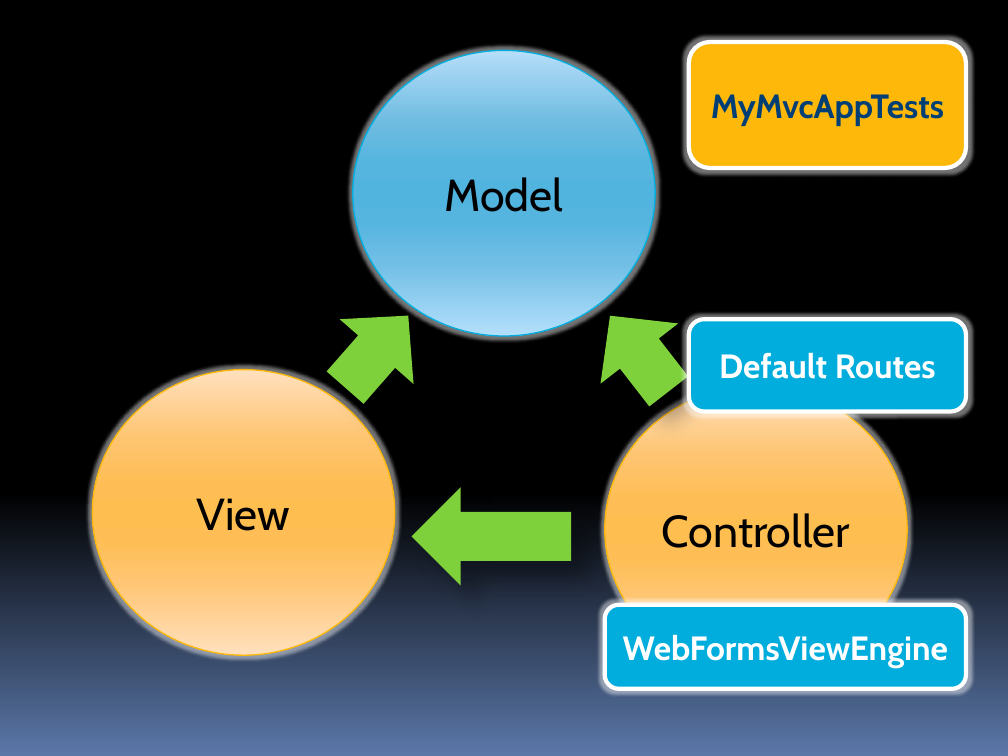
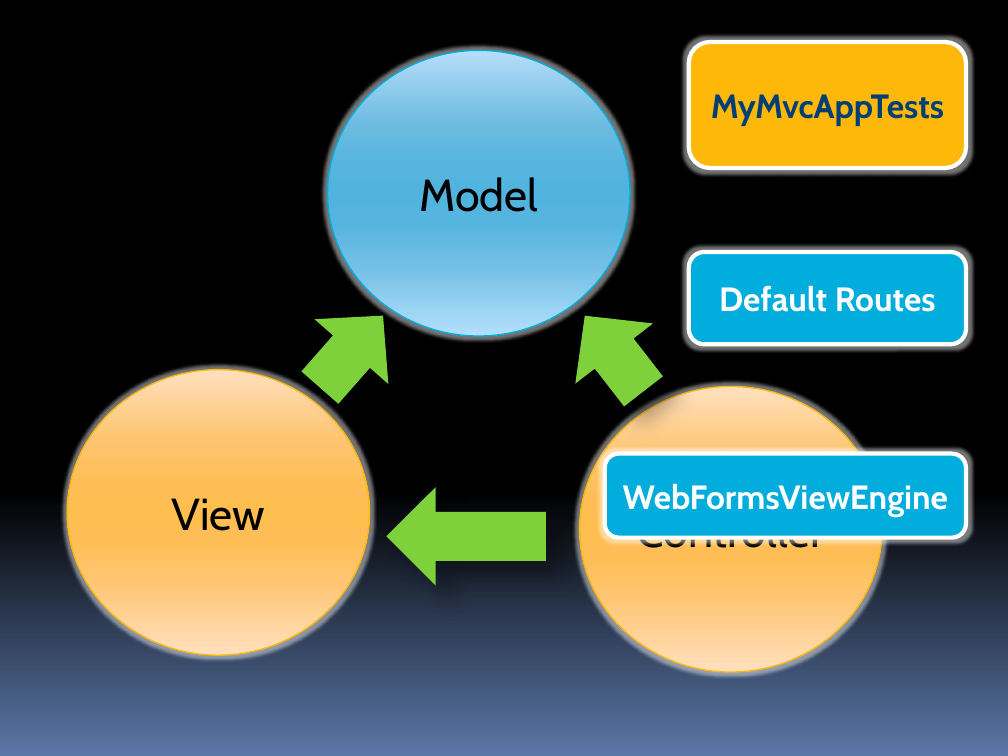
Before and after one commit to stevenharman/codeincubator, a slide deck: slide 14 of Samples/Getting-Started-With-MVC/Getting Started with MVC.pptx (slide 17 before the commit). Drawn at 1008x756 pixels with LibreOffice and Linux fonts; fonts in the diff are those of the drawing; background and template pictures are left out. Boxes give left, top, right and bottom in pixels: in the first picture for what was removed or moved away, otherwise in the second. Text is boxed around its words. In the diff, an @@ line names an element or a change of style, - is before the commit and + after.

```diff
--- a/Samples/Getting-Started-With-MVC/Getting Started with MVC.pptx
+++ b/Samples/Getting-Started-With-MVC/Getting Started with MVC.pptx
@@ rounded rectangle "Default Routes": place and size @@
-rounded rectangle "Default Routes" at <box>688,320,966,412</box>
+rounded rectangle "Default Routes" at <box>688,252,966,345</box>
@@ rounded rectangle "WebFormsViewEngine": place and size @@
-rounded rectangle "WebFormsViewEngine" at <box>605,605,966,688</box>
+rounded rectangle "WebFormsViewEngine" at <box>605,454,966,537</box>
@@ 3 ellipses, 3 down arrows: place and size @@
-3 ellipses, 3 down arrows at <box>93,50,907,671</box>
+3 ellipses, 3 down arrows at <box>68,50,882,671</box>
```
Also in this commit, not shown: 17 other slides changed, 3 slides removed, 15 other files.
